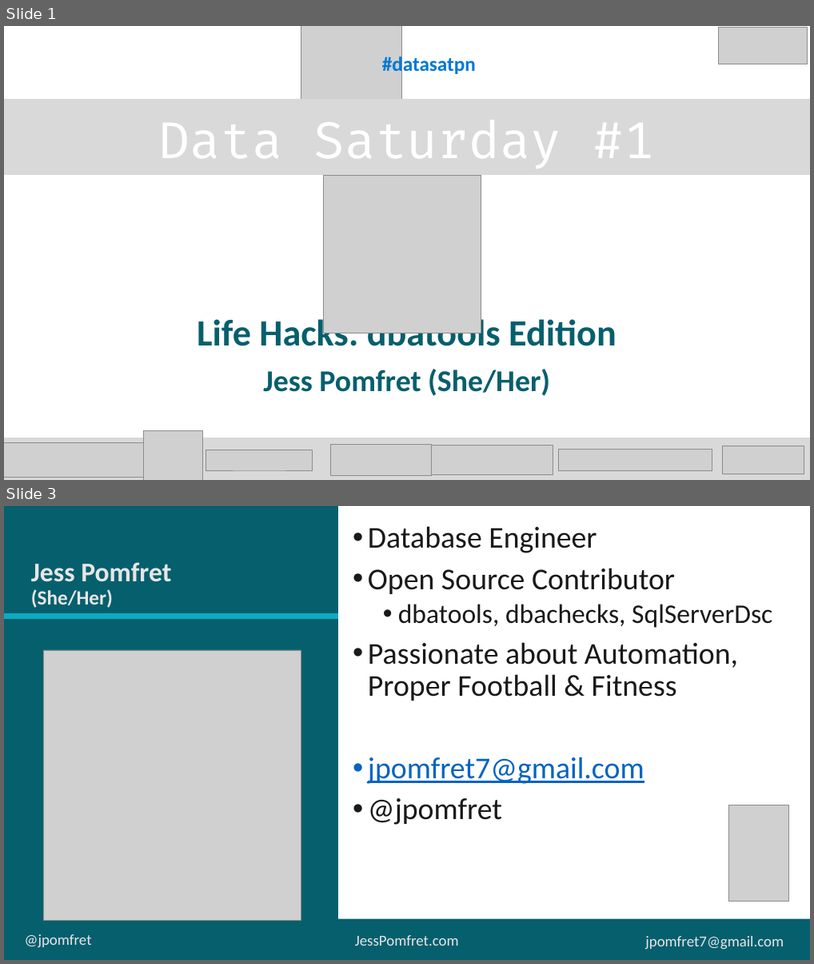
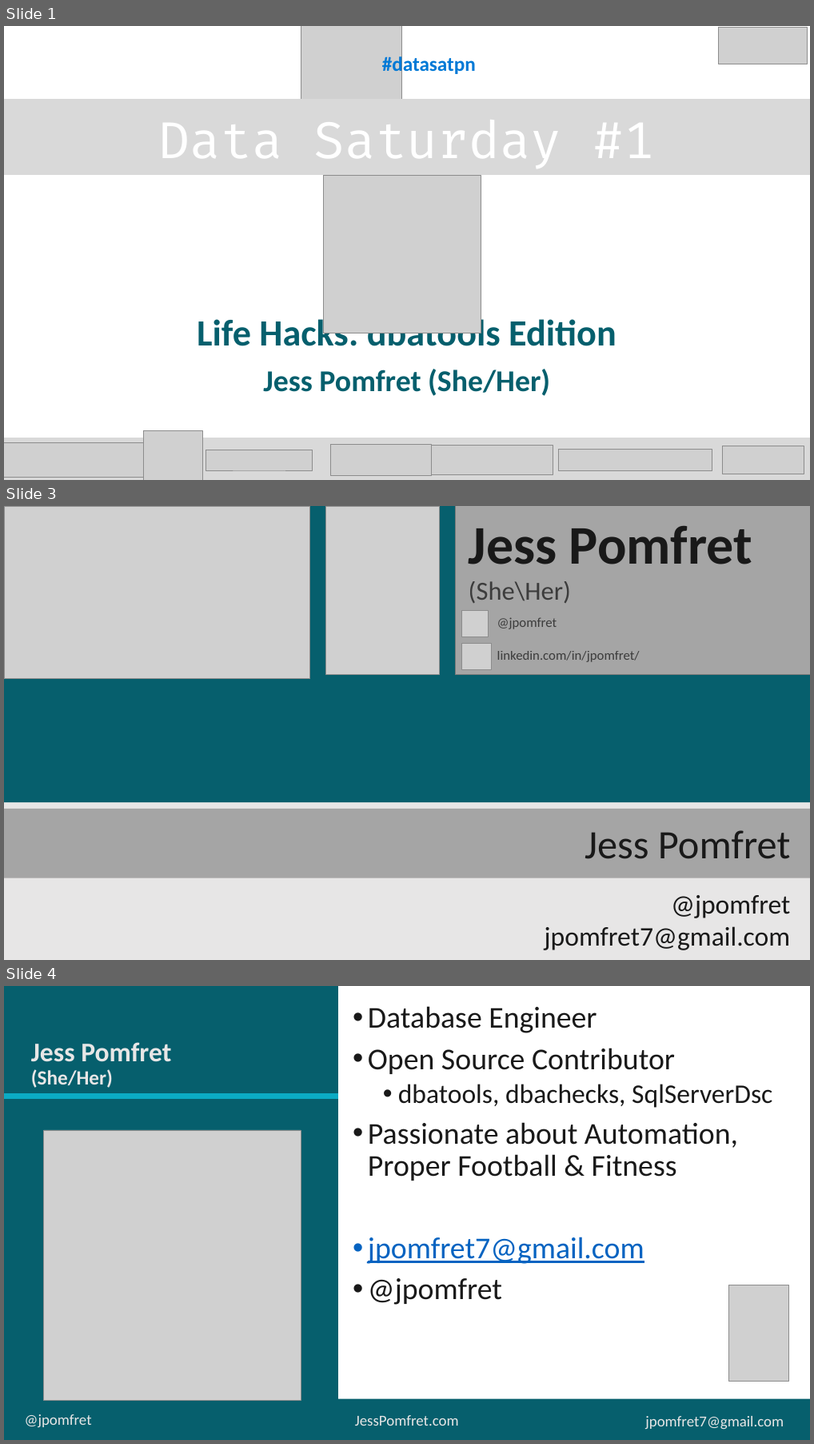
Before and after one commit to jpomfret/demos, a slide deck: LifeHacks_dbatools/LifeHacks_dbatools.pptx. Shown one above the other, each under a label of ours: slides 1 and 3 before the commit, slides 1, 3 and 4 after it; the slides between them are not shown. The pictures are 814x964 and 814x1444 pixels, drawn with LibreOffice and Linux fonts; fonts in the diff are those of the drawing; grey boxes stand for pictures. Boxes give left, top, right and bottom in pixels: in the first picture for what was removed or moved away, otherwise in the second. Text is boxed around its words. In the diff, an @@ line names an element or a change of style, - is before the commit and + after.

```diff
--- a/LifeHacks_dbatools/LifeHacks_dbatools.pptx
+++ b/LifeHacks_dbatools/LifeHacks_dbatools.pptx
@@ slide 3 added at [4, 506, 810, 960], background #E7E6E6 @@
@@ rectangle added at [4, 506, 810, 803], fill #065F6D @@
@@ picture added at [4, 506, 310, 679] @@
@@ picture added at [326, 506, 439, 674] @@
@@ rectangle added at [456, 506, 810, 675], fill #A5A5A5, outline #7A7A7A 1 pt @@
@@ title added at [469, 526, 753, 564], 64.8 pt, text #191919, bold @@
+Jess Pomfret
@@ subtitle added at [469, 581, 571, 603], 31 pt, text #191919 at 75% opacity @@
+(She\Her)
@@ picture added at [462, 611, 489, 636] @@
@@ text added at [498, 617, 557, 629], 16 pt, text #191919 at 75% opacity @@
+@jpomfret
@@ picture added at [462, 644, 491, 669] @@
@@ text added at [498, 651, 640, 662], 16 pt, text #191919 at 75% opacity @@
+linkedin.com/in/jpomfret/
@@ rectangle added at [4, 808, 810, 878], fill #A5A5A5 @@
@@ text added at [585, 830, 790, 859], 48 pt, text #191919 @@
+Jess Pomfret
@@ text added at [545, 895, 791, 950], 32 pt, text #191919 @@
+@jpomfret
+jpomfret7@gmail.com
@@ what was slide 3 is now slide 4 @@
```
Also in this commit, not shown: 13 other files.
